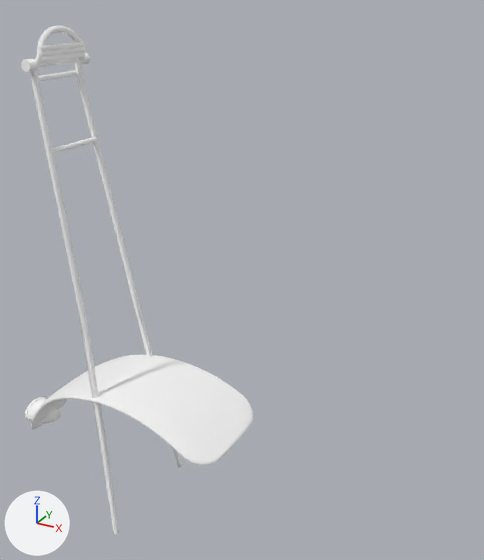
The glTF model Data/BikesV2/kits/hartwell_chopper__tail3.glb, before and after one commit.
One viewpoint serves both versions: a camera (50 mm lens) standing at (0.79, -0.996, 1.474) and looking at (0.208, 0.062, 0.945). The lights are fixed; the arrows at lower left show +X, +Y and +Z. The older version comes first. Vertices at exactly the same position are counted once.

Objects in the first picture: 'hartwell_chopper__tail3'.
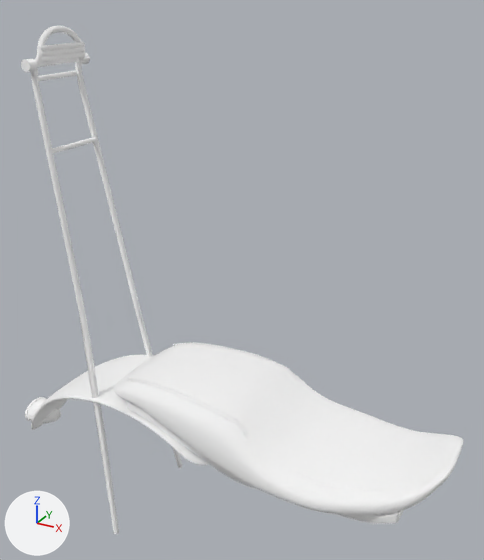
Edits to the scene script, one JSON object a line:
```json
{"op": "add", "block": "mat_s105", "code": ["mat_s105 = principled_material('s105')", "mat_s105.base_color = (1.0, 1.0, 1.0)  # white #ffffff", "mat_s105.metallic = 1.0", "mat_s105.roughness = 1.0"]}
{"op": "add", "block": "mat_s014", "code": ["mat_s014 = principled_material('s014')", "mat_s014.base_color = (1.0, 1.0, 1.0)  # white #ffffff", "mat_s014.metallic = 1.0", "mat_s014.roughness = 1.0"]}
{"block": "me_mesh_0", "where": "# used by ob_hartwell_chopper__tail3; location = (0.0, 0.0, 0.0)"}
{"op": "remove", "block": "me_mesh_0", "code": "me_mesh_0.from_pydata(...)  # 10364 vertices, 20593 faces; spans x -0.363..0.23, y -0.134..0.134, z 0.359..1.406"}
{"op": "add", "block": "me_mesh_0", "code": "me_mesh_0.from_pydata(...)  # 17968 vertices, 28857 faces; spans x -0.363..0.666, y -0.147..0.148, z 0.359..1.406"}
{"block": "me_mesh_0", "change": "me_mesh_0 part 1: 7604 vertices added at x -0.03..0.666, y -0.147..0.148, z 0.606..0.764"}
{"op": "add", "block": "me_mesh_0", "code": "me_mesh_0.materials.append(mat_s014)  # white #ffffff"}
{"op": "add", "block": "me_mesh_0", "code": "me_mesh_0.materials.append(mat_s105)  # white #ffffff"}
```

What differs and where, as boxes (x1, y1, x2, y2) in the pictures (484 x 560 px):
```json
{"object": "hartwell_chopper__tail3", "change": "reshaped", "before": [21, 25, 253, 534], "after": [21, 25, 463, 534], "on screen": "90% wider"}
{"part": 1, "of": "me_mesh_0", "change": "added", "after": [114, 342, 463, 524]}
```
